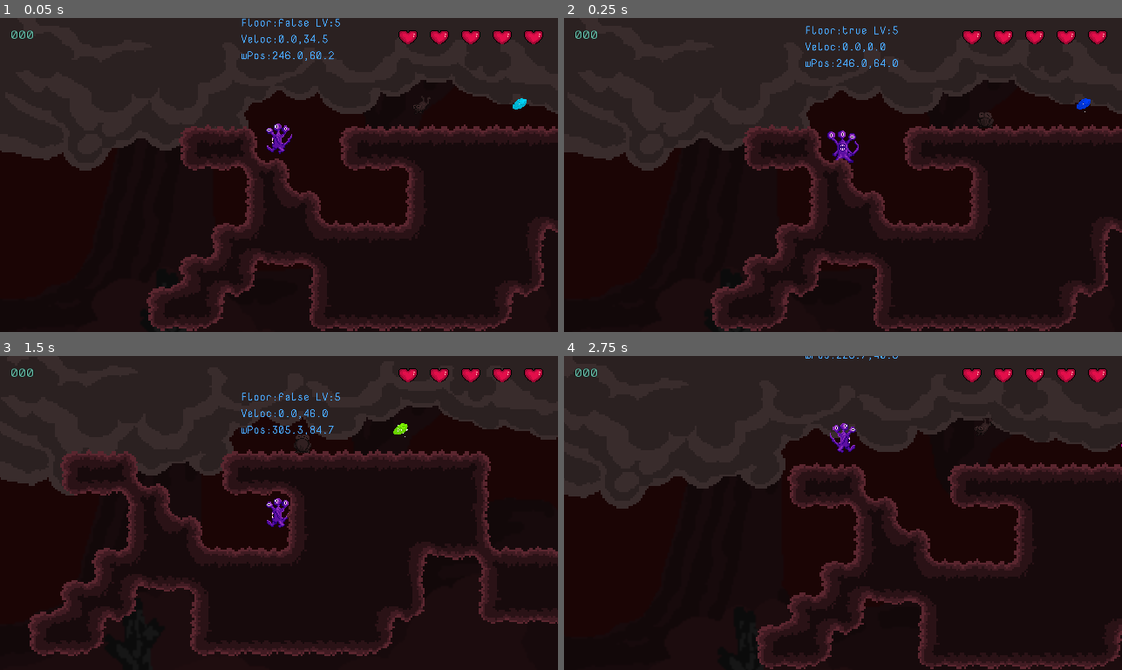
Above: before the commit, frames 1-4 (two rows, left to right).
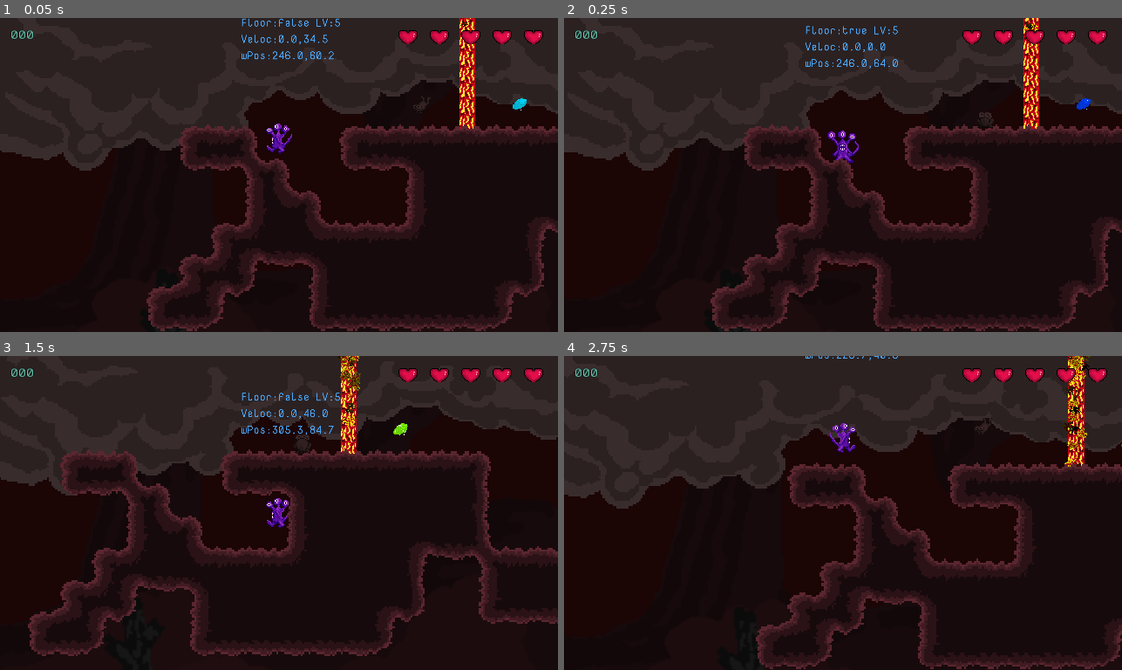
Above: after the commit, the same moments.

Repository: Steveo7711/MoltenVault
Game: Godot game, scene res://Scenes/LevelBase/LevelBase.tscn
Same seed, same stepped clock (60 frames per second), same inputs: the game is played once before the commit and once after it. Sound files missing from this copy of the repository are replaced by a short silence.
Inputs (mouse positions are in pixels of both pictures, inside the frame that each line leads up to):
- Up to frame 1 (0.05 s): no input
- Up to frame 2 (0.25 s): no input
- Up to frame 3 (1.5 s): move the mouse to (401, 497) at 0.52 s; hold Right mouse button (shoot) 0.53-1.28 s; hold D (right) from 0.53 s (still down); tap Space (jump) at 0.77, 0.8, 1.07, 1.35 s; move the mouse to (167, 528) at 1.27 s
- Up to frame 4 (2.75 s): tap Space (jump) at 1.52, 1.82, 2.3 s; right-click (731, 528) at 1.55 s; move the mouse to (898, 443) at 2.02 s; release D (right) at 2.03 s; hold A (left) from 2.03 s (still down); hold Right mouse button (shoot) from 2.03 s (still down)

The runs differ from the first frame. In frame 1, 0.9% of the frame differs, in the area x 82-94%, y 0-36%; in frame 2, 0.9%; in frame 3, 0.9%; in frame 4, 1.0%, in the area x 89-95%, y 0-36%.

Commit message:
updated Frogy logic
still seeing issue when frogy creates bullet it get auto deleted.

Diff:
--- a/Globals/ObjectMaker/ObjectMaker.gd
+++ b/Globals/ObjectMaker/ObjectMaker.gd
@@ -35,4 +35,4 @@
 
 	var nb: Bullet = OBJECT_SCENES[ob_type].instantiate()
 	nb.setup(pos, dir, speed)
-	call_deferred("add_child", nb)
+	add_child(nb)  # add immediately instead of deferred so we can reference it
--- a/Scenes/Bullets/BaseBullet.gd
+++ b/Scenes/Bullets/BaseBullet.gd
@@ -8,11 +8,21 @@
 func _process(delta: float) -> void:
 	position += _direction * delta
 
+
 func setup(pos: Vector2, dir: Vector2, speed: float) -> void:
 	_direction = dir.normalized() * speed
 	global_position = pos
 
+func _ready() -> void:
+	# Disable monitoring for one frame so we don't collide on spawn
+	monitoring = false
+	await get_tree().physics_frame
+	monitoring = true
+
 
 func _on_area_entered(area: Area2D) -> void:
+	queue_free()
 
+
+func _on_body_entered(body: Node2D) -> void:
 	queue_free()
--- a/Scenes/Bullets/enemy_bullet.tscn
+++ b/Scenes/Bullets/enemy_bullet.tscn
@@ -74,8 +74,10 @@
 }
 
 [node name="EnemyBullet" unique_id=2116799003 instance=ExtResource("1_8ln4g")]
+z_index = 5
+z_as_relative = false
 collision_layer = 4
-collision_mask = 2
+collision_mask = 3
 
 [node name="Sprite2D" parent="." index="0" unique_id=1078588468]
 texture_filter = 1
--- a/Scenes/EnemyBase/EnemyBase.gd
+++ b/Scenes/EnemyBase/EnemyBase.gd
@@ -15,20 +15,19 @@
 var _gravity: float = 800.0
 
 
-# Called when the node enters the scene tree for the first time.
-func _ready() -> void:
-	_player_ref = get_tree().get_first_node_in_group(Constants.PLAYER_GROUP)
+
+func _physics_process(delta: float) -> void:
+	# Find player lazily if not found yet
 	if _player_ref == null:
-		queue_free()
+		_player_ref = get_tree().get_first_node_in_group(Constants.PLAYER_GROUP)
+		return
 
-
-# Called every frame. 'delta' is the elapsed time since the previous frame.
-func _physics_process(delta: float) -> void:
 	if global_position.y > FALL_OFF_Y:
 		queue_free()
 
-
 func flip_me() -> void:
+	if _player_ref == null:
+		return
 	animated_sprite_2d.flip_h = _player_ref.global_position.x > animated_sprite_2d.global_position.x
 
 func die() -> void:
@@ -48,4 +47,5 @@
 
 
 func _on_hit_box_area_entered(area: Area2D) -> void:
-	die()
+	if area is Bullet:
+		die()
--- a/Scenes/EnemyBase/Frogy.gd
+++ b/Scenes/EnemyBase/Frogy.gd
@@ -1,50 +1,80 @@
 extends EnemyBase
 
+@export var shoot_interval: float = 2.0
+@export var bullet_speed: float = 75.0
+
+
+
 @onready var jump_timer: Timer = $JumpTimer
-@onready var shooter: Shooter = $Visuals/Shooter
+@onready var shooter: Shooter = $Shooter
 
 const JUMP_VELOCITY_R: Vector2 = Vector2(100, -150)
 const JUMP_VELOCITY_L: Vector2 = Vector2(-100, -150)
 
+var _seen_player: bool = false
+var _can_jump: bool = false
 
-var _seen_player: bool = false
+func _ready() -> void:
+	$ShootTimer.wait_time = shoot_interval
+	$ShootTimer.start()
+	animated_sprite_2d.frame_changed.connect(_on_frame_changed)
 
-var _can_jump: bool = false
+func shoot() -> void:
+	if _player_ref == null:
+		return
+	# Play attack animation, bullet spawns when frame 3 hits
+	animated_sprite_2d.play("attack")
+
+func _on_frame_changed() -> void:
+	if animated_sprite_2d.animation == "attack" and animated_sprite_2d.frame == 3:
+		if _player_ref == null:
+			return
+		var direction = (_player_ref.global_position - global_position).normalized()
+		SignalHub.emit_on_create_bullet(
+			global_position,
+			direction,
+			bullet_speed,
+			Constants.ObjectType.FROGY_BULLET
+		)
+
+func _on_shoot_timer_timeout() -> void:
+	shoot()
 
 func _physics_process(delta: float) -> void:
 	super._physics_process(delta)
-	velocity.y  += delta * _gravity
-
+	velocity.y += delta * _gravity
 	apply_jump()
 	move_and_slide()
 	flip_me()
-
-	if is_on_floor() == true:
+	if is_on_floor():
 		velocity.x = 0
+	if animated_sprite_2d.animation != "attack":
 		animated_sprite_2d.play("idle")
-
-
 
 
 func _process(delta: float) -> void:
 	if is_on_floor() == false:
 		flip_me()
-		animated_sprite_2d.play("fall")
+		if animated_sprite_2d.animation != "attack":
+			animated_sprite_2d.play("fall")
 
 func apply_jump() -> void:
+	if _player_ref == null:
+		return
 	if is_on_floor() == false or _can_jump == false:
 		return
-
 	if _seen_player == false:
 		return
 
-	velocity = JUMP_VELOCITY_R if animated_sprite_2d.flip_h \
-		else JUMP_VELOCITY_L
+	# Jump toward the player directly
+	if _player_ref.global_position.x > global_position.x:
+		velocity = JUMP_VELOCITY_R
+	else:
+		velocity = JUMP_VELOCITY_L
+
 	_can_jump = false
 	start_timer()
 	animated_sprite_2d.play("jump")
-
-
 
 
 func _on_jump_timer_timeout() -> void:
--- a/Scenes/EnemyBase/Frogy.tscn
+++ b/Scenes/EnemyBase/Frogy.tscn
@@ -168,6 +168,8 @@
 
 [node name="Frogy" unique_id=1881249055 instance=ExtResource("1_jkg1l")]
 script = ExtResource("2_vtu14")
+shoot_interval = 2.0
+bullet_speed = 150.0
 
 [node name="CollisionShape2D" parent="." index="0" unique_id=1538378777]
 shape = SubResource("CircleShape2D_tktty")
@@ -187,4 +189,7 @@
 wait_time = 3.0
 one_shot = true
 
+[node name="ShootTimer" type="Timer" parent="." index="5" unique_id=1679370441]
+
 [connection signal="timeout" from="JumpTimer" to="." method="_on_jump_timer_timeout"]
+[connection signal="timeout" from="ShootTimer" to="." method="_on_shoot_timer_timeout"]
--- a/Scenes/LavaPool/Lava.tscn
+++ b/Scenes/LavaPool/Lava.tscn
@@ -3,6 +3,7 @@
 [ext_resource type="Texture2D" uid="uid://ciaxqqth5316j" path="res://assests/lavasprite.png" id="1_0ghyo"]
 [ext_resource type="Shader" uid="uid://w7gmfq7nqigd" path="res://Scenes/LavaPool/Lava.tres" id="1_teerl"]
 [ext_resource type="Script" uid="uid://ciaex3ujks10k" path="res://Scenes/LavaPool/Line2d.gd" id="3_pjtqv"]
+[ext_resource type="Texture2D" uid="uid://digx8oqlqturk" path="res://assests/lavaparticle.png" id="4_rleqy"]
 
 [sub_resource type="ShaderMaterial" id="ShaderMaterial_pjtqv"]
 shader = ExtResource("1_teerl")
@@ -17,10 +18,7 @@
 [node name="lava" type="Node2D" unique_id=531310048]
 texture_filter = 1
 
-[node name="Node2D" type="Node2D" parent="." unique_id=75641757]
-texture_filter = 1
-
-[node name="Line2D" type="Line2D" parent="Node2D" unique_id=178813651]
+[node name="Line2D" type="Line2D" parent="." unique_id=178813651]
 texture_filter = 1
 texture_repeat = 2
 material = SubResource("ShaderMaterial_pjtqv")
@@ -30,8 +28,11 @@
 texture_mode = 1
 script = ExtResource("3_pjtqv")
 
-[node name="CPUParticles2D" type="CPUParticles2D" parent="Node2D/Line2D" unique_id=736267026]
+[node name="CPUParticles2D" type="CPUParticles2D" parent="Line2D" unique_id=736267026]
 position = Vector2(0, 7)
+amount = 40
+texture = ExtResource("4_rleqy")
+lifetime = 0.5
 speed_scale = 0.2
 randomness = 0.36
 lifetime_randomness = 0.22
@@ -39,18 +40,19 @@
 emission_sphere_radius = 13.01
 spread = 66.85
 gravity = Vector2(0, 800)
-scale_amount_min = 0.6
-scale_amount_max = 4.0
+angle_max = 360.0
+scale_amount_min = 0.1
+scale_amount_max = 0.5
 color = Color(1, 0.8973333, 0.120000005, 1)
 color_initial_ramp = SubResource("Gradient_rleqy")
 
-[node name="lavaRay" type="RayCast2D" parent="Node2D/Line2D" unique_id=856392267]
+[node name="lavaRay" type="RayCast2D" parent="Line2D" unique_id=856392267]
 visible = false
 target_position = Vector2(0, 500)
 
-[node name="Area2D" type="Area2D" parent="Node2D" unique_id=141229458]
+[node name="Area2D" type="Area2D" parent="." unique_id=141229458]
 collision_layer = 16
 
-[node name="CollisionShape2D" type="CollisionShape2D" parent="Node2D/Area2D" unique_id=1338659754]
+[node name="CollisionShape2D" type="CollisionShape2D" parent="Area2D" unique_id=1338659754]
 position = Vector2(0, 10)
 shape = SubResource("RectangleShape2D_1ovt2")
--- a/Scenes/LavaPool/Line2d.gd
+++ b/Scenes/LavaPool/Line2d.gd
@@ -1,16 +1,21 @@
 extends Line2D
-
 @export var speed = 500
 @onready var lava_ray: RayCast2D = $lavaRay
 
-# Called when the node enters the scene tree for the first time.
+
 func _ready() -> void:
+	lava_ray.force_raycast_update()
 	if lava_ray.is_colliding():
-		set_point_position(1,Vector2(0,lava_ray.get_collision_point().y+(get_global_position().y*-1)))
-
+		var local_hit = to_local(lava_ray.get_collision_point())
+		set_point_position(1, Vector2(0, local_hit.y))
 
 func _physics_process(delta: float) -> void:
+	if lava_ray == null:
+		print("ERROR: lava_ray is null!")
+		return
 	if lava_ray.is_colliding():
-		set_point_position(1,Vector2(0,lava_ray.get_collision_point().y+(get_global_position().y*-1)))
+		var local_hit = to_local(lava_ray.get_collision_point())
+		#print("Collision at local Y: ", local_hit.y, " | hitting: ", lava_ray.get_collider())
+		set_point_position(1, Vector2(0, local_hit.y))
 	else:
-		set_point_position(1,Vector2(0,min(get_point_position(1).y+(speed*delta),lava_ray.get_global_position().y)))
+		set_point_position(1, Vector2(0, min(get_point_position(1).y + (speed * delta), to_local(lava_ray.get_global_position()).y)))
--- a/Scenes/LevelBase/LevelBase.tscn
+++ b/Scenes/LevelBase/LevelBase.tscn
@@ -6,6 +6,7 @@
 [ext_resource type="PackedScene" uid="uid://pfmxw18stl43" path="res://Scenes/Player/player.tscn" id="2_bgw71"]
 [ext_resource type="PackedScene" uid="uid://d3vpogoq1jb8e" path="res://Scenes/Pickup/pickup.tscn" id="4_3lxj6"]
 [ext_resource type="PackedScene" uid="uid://csy0p26houdgk" path="res://Scenes/EnemyBase/Frogy.tscn" id="6_ooqsx"]
+[ext_resource type="PackedScene" uid="uid://b5sig43k6yhtx" path="res://Scenes/LavaPool/Lava.tscn" id="8_dufl6"]
 [ext_resource type="PackedScene" uid="uid://cgm0ij1arb8ea" path="res://Scenes/LavaPool/KillFloor.tscn" id="8_o536s"]
 
 [sub_resource type="TileSetAtlasSource" id="TileSetAtlasSource_bgw71"]
@@ -202,6 +203,10 @@
 position = Vector2(246, 59)
 fell_off_y = 500.0
 
+[node name="Lava" parent="." unique_id=462743347 instance=ExtResource("8_dufl6")]
+position = Vector2(340, 0)
+scale = Vector2(0.4, 0.4)
+
 [node name="Platforms" type="TileMapLayer" parent="." unique_id=1981422571]
 texture_filter = 1
 tile_map_data = PackedByteArray("AAAIAA4AAAADAAAAAAAJAA4AAAADAAAAAAAKAA4AAAADAAAAAAALAA4AAAADAAAAAAAMAA4AAAADAAAAAAANAA …(4432 unchanged characters)…
--- a/Scenes/Player/player.tscn
+++ b/Scenes/Player/player.tscn
@@ -283,7 +283,7 @@
 radius = 4.1856956
 height = 28.286873
 
-[node name="Player" type="CharacterBody2D" unique_id=2058204290]
+[node name="Player" type="CharacterBody2D" unique_id=2058204290 groups=["Player"]]
 collision_layer = 2
 collision_mask = 9
 script = ExtResource("1_a3d8c")
--- a/project.godot
+++ b/project.godot
@@ -31,6 +31,10 @@
 
 naming/scene_name_casing=1
 naming/script_name_casing=1
+
+[global_group]
+
+Player=""
 
 [input]
 
